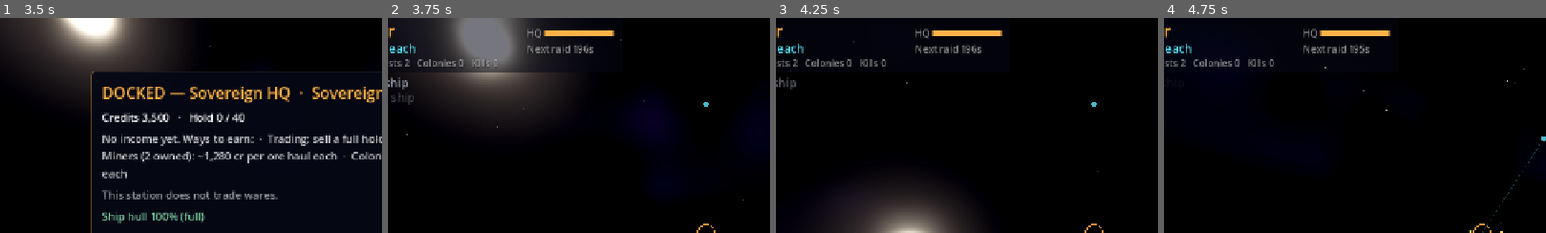
Above: before the commit, frames 1-4 (left to right).
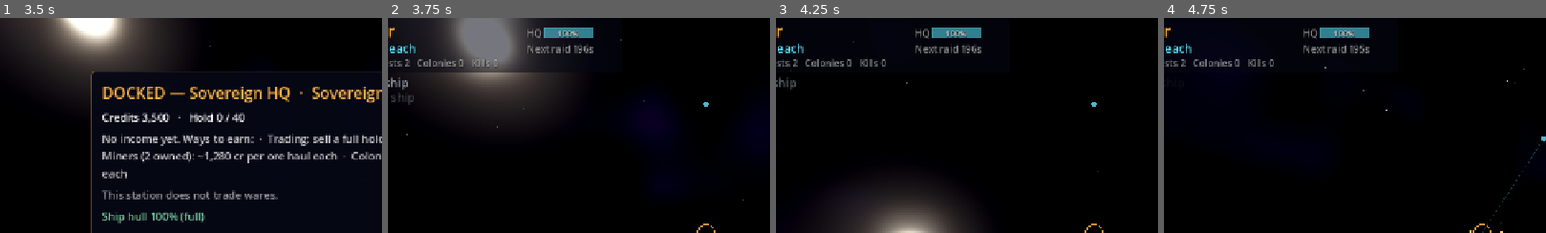
Above: after the commit, the same moments.

Repository: iladin/godot-web-games
Game: Godot game, scene res://scenes/main.tscn
The game is run twice, just before and just after one commit, with the same random seed, the same clock (stepped at 60 frames per second) and the same inputs.
Inputs (mouse positions are % of the whole screen's width and height, from its top left):
- Up to frame 1 (3.5 s): tap Enter (ui_accept) at 0.5, 0.77 s; move the mouse to (72, 45) at 0.52 s; hold Up (pitch_up) 0.53-1.25 s; tap F (act) at 0.6 s; click (72, 45) at 0.67 s; click "Fighter 4,500 cr" at 1.25 s; click "Corvette 16,000 cr" at 2 s; click "Miner 6,000 cr" at 2.75 s
- Up to frame 2 (3.75 s): click "Undock" at 3.5 s
- Up to frame 3 (4.25 s): no input
- Up to frame 4 (4.75 s): drag from (30, 55) to (45, 70) at 4.27 s
The pictures show only the part of the screen within x 8-58%, y 0-50%; the shares and areas given below are measured in that part.

Frame 1 is identical in both runs. In frame 2, 0.8% of the frame differs, in the area x 40-60%, y 4-10%; in frame 3, 0.8%; in frame 4, 0.8%.

Commit message:
studio(S0051): VS-055 HQ hull readout and wounded shots
HQ bar shows hull % in-bar, colour steps tied to Defs, WOUNDED tag, new shots.

Co-Authored-By: Claude Sonnet 5.5 <noreply@anthropic.com>
Claude-Session: https://claude.ai/code/session_016YmgZj7fNEFJsAWLqEhtWG

Diff:
--- a/games/void-sovereign/scripts/selftest.gd
+++ b/games/void-sovereign/scripts/selftest.gd
@@ -1346,9 +1346,14 @@
 func _test_wound_penalty() -> void:
 	assert(Defs.wound_penalty(0.5) == 0.0 and Defs.wound_penalty(1.0) == 0.0, "no penalty at or above 50% hull")
 	assert(is_equal_approx(Defs.wound_penalty(0.25), Defs.WOUND_PENALTY_MAX * 0.5) and is_equal_approx(Defs.wound_penalty(0.0), Defs.WOUND_PENALTY_MAX), "linear to cap")
+	assert(Hud.hq_color(0.8) == Hud.CYAN and Hud.hq_color(0.79) == Hud.AMBER and Hud.hq_color(0.5) == Hud.AMBER and Hud.hq_color(0.49) == Hud.HIVE, "VS-055 HQ colour steps at 80%/50%")
 	var u := Universe.new()
 	u.setup(JOURNEY_SEED)
 	var hq := u.hq
+	assert(Hud.wound_tag(u) == "", "VS-055 no wound tag at full hull")
+	hq.hull = hq.hull_max * 0.2
+	assert(Hud.wound_tag(u) == "WOUNDED -%d%% income" % int(round(hq.wound_penalty() * 100.0)), "VS-055 wound tag quotes the penalty")
+	hq.hull = hq.hull_max
 	u.sectors[0].planet_state = "colony"
 	var full := float(u.colonies()) * Defs.COLONY_INCOME / 60.0
 	hq.hull = hq.hull_max * 0.2
--- a/games/void-sovereign/scripts/sim/defs.gd
+++ b/games/void-sovereign/scripts/sim/defs.gd
@@ -49,6 +49,9 @@
 # grows linearly to WOUND_PENALTY_MAX (at 0% hull); it scales colony income and HQ shield regen.
 const WOUND_PENALTY_START := 0.5
 const WOUND_PENALTY_MAX := 0.3
+# VS-055: HQ hull readout colour steps: >= HQ_HULL_OK_FRAC cyan, >= WOUND_PENALTY_START amber, below that red.
+# HQ_HULL_OK_FRAC is also the economic policy's repair trigger (balance.gd REPAIR_BELOW).
+const HQ_HULL_OK_FRAC := 0.8
 # VS-051: raids leave marks. When a raid reaches a Sovereign station, each surviving raider chips
 # RAID_CHIP_PER_SHIP of that station's max hull, once per raid, capped at RAID_CHIP_MAX (fraction of max hull).
 # The Breach (6 ships) costs ~12% hull. Raids that die before arriving cost nothing.
--- a/games/void-sovereign/scripts/test_driver.gd
+++ b/games/void-sovereign/scripts/test_driver.gd
@@ -157,6 +157,10 @@
 					g._on_dock(g.u.hq)
 				else:
 					g._set_mode("map")
+			"hq_wounded_hud", "dock_wounded":   # VS-055: wounded HQ (30% hull) in the flight HUD / at the dock
+				g.u.hq.hull = g.u.hq.hull_max * 0.3
+				if g.shot_mode == "dock_wounded":
+					g._on_dock(g.u.hq)
 			"wound_map", "wound_dock":   # VS-050: wounded HQ quotes penalty + repair price
 				g.u.hq.hull = g.u.hq.hull_max * 0.2
 				if g.shot_mode == "wound_dock":
--- a/games/void-sovereign/scripts/tools/balance.gd
+++ b/games/void-sovereign/scripts/tools/balance.gd
@@ -25,7 +25,7 @@
 const SEED_BASE := 101
 const ECON_TICK := 30.0
 const RESERVE := 3000.0
-const REPAIR_BELOW := 0.8       # econ policy repairs the HQ below this hull fraction...
+const REPAIR_BELOW := Defs.HQ_HULL_OK_FRAC       # econ policy repairs the HQ below this hull fraction...
 const REPAIR_RESERVE := 25000.0 # ...if credits exceed this reserve (--repair-reserve=N overrides)
 const WOUND_AT := 300.0         # sim seconds; when --wound=F forces the HQ hull
 const DEFENSE_AFTER := 600.0    # econ policy builds a Defense Platform at HQ after 10 min...
--- a/games/void-sovereign/scripts/ui/hud.gd
+++ b/games/void-sovereign/scripts/ui/hud.gd
@@ -148,6 +148,9 @@
 
 func _draw_top(sz: Vector2) -> void:
 	draw_rect(Rect2(0, 0, 500, 92), PANEL)
+	var wtag := wound_tag(u)   # VS-055
+	if wtag != "":
+		draw_rect(Rect2(500, 0, 110, 92), PANEL)   # panel grows to hold the wound tag
 	var loc := u.sectors[space.sector_idx].name if space and mode == "flight" else ("Surface of " + u.sectors[surface.sector_idx].planet_name if surface else "")
 	var cr := "%s cr" % _fmt(u.credits)
 	_txt(Vector2(14, 32), cr, 28, AMBER)
@@ -161,9 +164,12 @@
 	_txt(Vector2(14, 82), "T+%02d:%02d   Nests %d   Colonies %d   Kills %d" % [mins, int(u.time) % 60, u.alive_nests().size(), u.colonies(), u.kills], 16, DIM)
 	_txt(Vector2(340, 32), "HQ", 16, DIM)
 	if u.hq:
-		_bar(Rect2(370, 20, 115, 10), u.hq.hull_frac(), AMBER if u.hq.hull_frac() > 0.35 else HIVE)
-		if u.hq.hull_frac() < 0.995:
-			_txt(Vector2(490, 32), "%d%%" % int(u.hq.hull_frac() * 100.0), 14, AMBER if u.hq.hull_frac() > 0.35 else HIVE)
+		# VS-055: hull percent always shown inside the bar; colour steps at HQ_HULL_OK_FRAC / WOUND_PENALTY_START.
+		var hc := hq_color(u.hq.hull_frac())
+		_bar(Rect2(370, 17, 80, 16), u.hq.hull_frac(), Color(hc, 0.55))
+		_txt(Vector2(370, 31), "%d%%" % int(u.hq.hull_frac() * 100.0), 14, Color.WHITE, HORIZONTAL_ALIGNMENT_CENTER, 80.0)
+		if wtag != "":
+			_txt(Vector2(458, 31), wtag, 13, HIVE)
 	var fc := forecast_line(u)   # VS-054
 	if fc != "":
 		var fw := font.get_string_size(fc, HORIZONTAL_ALIGNMENT_LEFT, -1, 14).x
@@ -179,6 +185,21 @@
 		var k := clampf(float(p["t"]) / DELTA_LIFE, 0.0, 1.0)
 		_txt(Vector2(px, py), p["text"], 20, Color(NEUTRAL if p["neg"] else AMBER, 1.0 - k * k))
 		py += 24.0
+
+
+## VS-055: HQ hull readout colour: cyan at/above HQ_HULL_OK_FRAC, amber at/above WOUND_PENALTY_START, else red.
+static func hq_color(frac: float) -> Color:
+	if frac >= Defs.HQ_HULL_OK_FRAC:
+		return CYAN
+	return AMBER if frac >= Defs.WOUND_PENALTY_START else HIVE
+
+
+## VS-055: 'WOUNDED -x% income' while the HQ wound penalty bites, else "".
+static func wound_tag(uni: Universe) -> String:
+	if uni.hq == null or not uni.hq.alive:
+		return ""
+	var pen := uni.hq.wound_penalty()
+	return "WOUNDED -%d%% income" % int(round(pen * 100.0)) if pen > 0.0 else ""
 
 
 ## VS-054: the soonest forecast raid line, or "".
--- a/games/void-sovereign/studio/state.json
+++ b/games/void-sovereign/studio/state.json
@@ -5,9 +5,9 @@
     "since": "",
     "session": ""
   },
-  "session_counter": 50,
-  "last_session": "S0050",
-  "last_mode": "PLANNING+BUILD",
+  "session_counter": 51,
+  "last_session": "S0051",
+  "last_mode": "BUILD",
   "last_review_session": "S0050",
-  "builds_since_review": 1
+  "builds_since_review": 2
 }
Not shown, changed: games/void-sovereign/HANDOVER.md
Not shown, changed: games/void-sovereign/studio/BACKLOG.md
Not shown, changed: games/void-sovereign/studio/LOG.md
